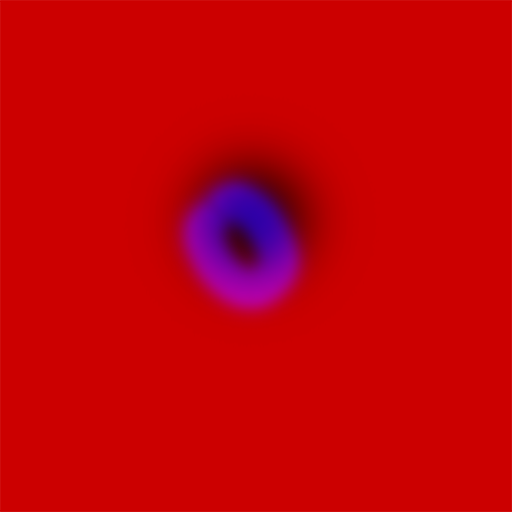
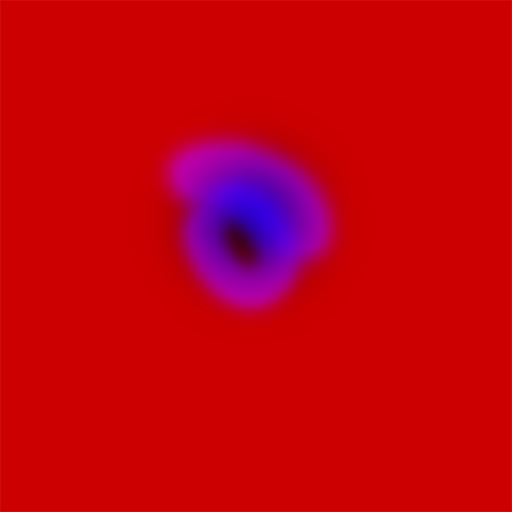
Layer changes from the first 512px x 512px image to the second:
painted on "图层 1" over [146, 118, 353, 283]
